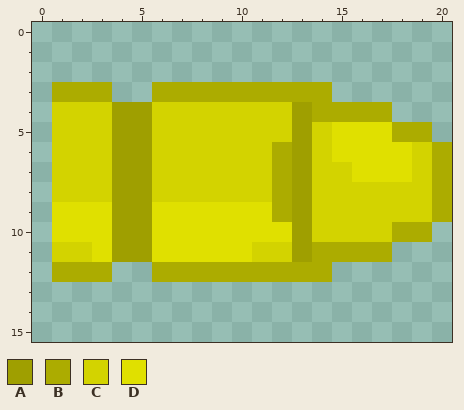
Pixel-art file -- assets/img/Sprite-0001.aseprite. The first picture shows the starting point.
21x16 pixels, 1 frame.
Palette (. is transparent): A #9f9f00  B #acac00  C #d3d300  D #e0e000
Pixels before, first column x 1:
 3 BBB..BBBBBBBBB......
 4 CCCAACCCCCCCABBBB...
 5 CCCAACCCCCCCACDDDBB.
 6 CCCAACCCCCCBACDDDDCB
 7 CCCAACCCCCCBACCDDDCB
 8 CCCAACCCCCCBACCCCCCB
 9 DDDAADDDDDDBACCCCCCB
10 DDDAADDDDDDDACCCCBB.
11 CCDAADDDDDCCABBBB...
12 BBB..BBBBBBBBB......
Once edited:
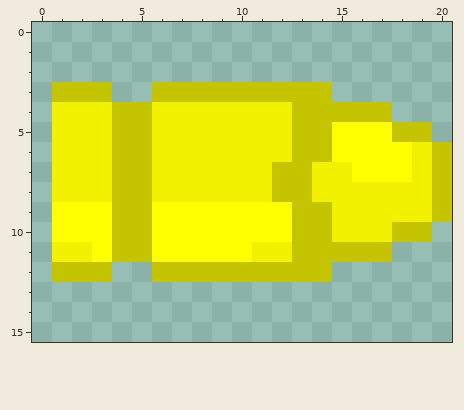
From old to new:
colour B: #acac00 -> #c4c400
colour C: #d3d300 -> #f1f100
colour D: #e0e000 -> #ffff00
Changed rows in their new state; - is a pixel that keeps its letter.
first column x 4:
 4 BB-------B-
 5 BB-------BB
 6 BB------CBB
 7 BB-------B-
 8 BB-------B-
 9 BB------DBB
10 BB-------BB
11 BB-------B-
